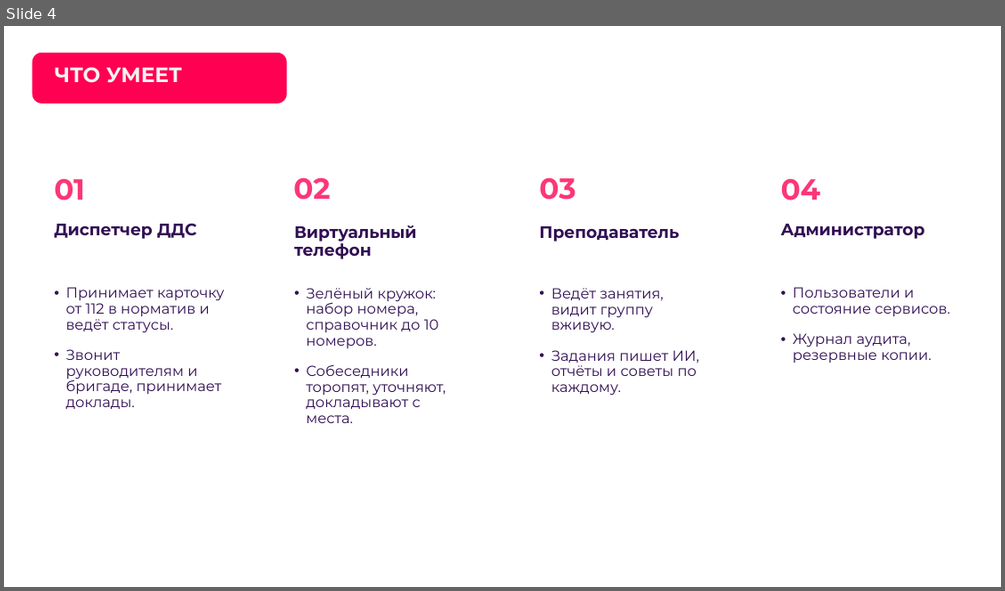
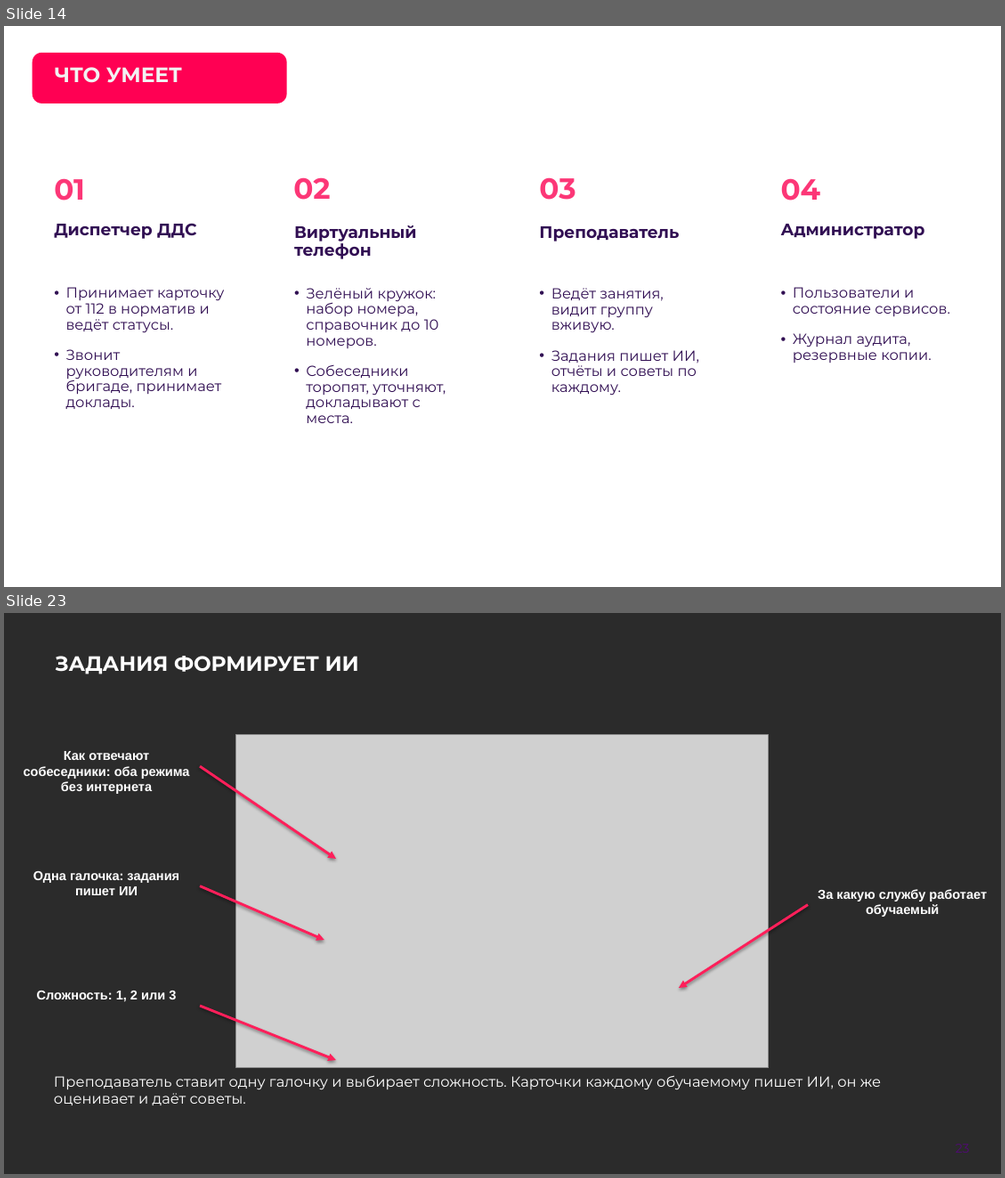
Before and after one commit to Vadik145-beep/lct-112-simulator, a slide deck: docs/presentation/ЛЦТ2026_Ультратех_задача9.pptx. Shown one above the other, each under a label of ours: slide 4 before the commit, slides 14 and 23 after it; the slides between them are not shown. The pictures are 1005x591 and 1005x1178 pixels, drawn with LibreOffice and Linux fonts; fonts in the diff are those of the drawing; grey boxes stand for pictures; background and template pictures are left out; a plain dark background stands for a picture behind light text. Boxes give left, top, right and bottom in pixels: in the first picture for what was removed or moved away, otherwise in the second. Text is boxed around its words. In the diff, an @@ line names an element or a change of style, - is before the commit and + after.

Commit message:
docs: презентация финала на основе сданной Google-версии (#268)
Первые пять слайдов без изменений. Убраны слайды режима оператора 112 и
разговора с заявителем. Добавлены «Как проходит занятие», вход с логинами,
виртуальный телефон, справочник телефонов, собеседники, задания от ИИ,
мониторинг преподавателя, разбор с советами и два слайда с рекомендациями
заказчика. Экраны сняты со стенда 20.10.

```diff
--- a/docs/presentation/ЛЦТ2026_Ультратех_задача9.pptx
+++ b/docs/presentation/ЛЦТ2026_Ультратех_задача9.pptx
@@ slide 23 added at (4, 613, 1001, 1174), background picture (left out) @@
@@ title added at (55, 656, 359, 674), 20 pt, text #FFFFFF, bold @@
+ЗАДАНИЯ ФОРМИРУЕТ ИИ
@@ picture added at (235, 735, 769, 1068) @@
@@ text added at (24, 751, 190, 794), 12.5 pt, text #FFFFFF, bold @@
+Как отвечают собеседники: оба режима без интернета
@@ arrow added from (200, 766) to (336, 859), #FF1F5A 2.5 pt @@
@@ text added at (33, 871, 179, 895), 12.5 pt, text #FFFFFF, bold @@
+Одна галочка: задания пишет ИИ
@@ arrow added from (200, 886) to (324, 940), #FF1F5A 2.5 pt @@
@@ arrow added from (808, 905) to (679, 988), #FF1F5A 2.5 pt @@
@@ text added at (817, 889, 987, 916), 12.5 pt, text #FFFFFF, bold @@
+За какую службу работает обучаемый
@@ text added at (37, 990, 176, 1002), 12.5 pt, text #FFFFFF, bold @@
+Сложность: 1, 2 или 3
@@ arrow added from (200, 1005) to (336, 1060), #FF1F5A 2.5 pt @@
@@ text added at (54, 1075, 881, 1105), 14 pt, text #FFFFFF @@
+Преподаватель ставит одну галочку и выбирает сложность. Карточки каждому обучаемому пишет ИИ, он же оценивает и даёт советы.
@@ page number added at (939, 1133, 985, 1163), 12 pt, text #520977 @@
+23
@@ what was slide 4 is now slide 14 @@
```
Also in this commit, not shown: 17 other slides changed, 22 other slides added, 8 slides removed, 1 other file.
